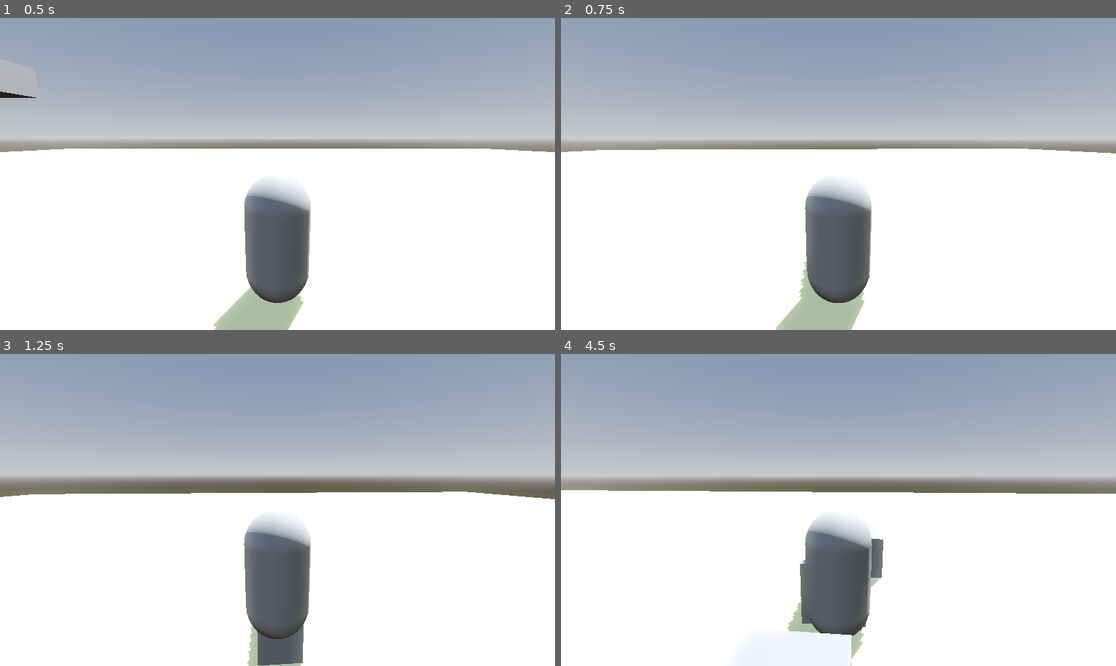
Above: before the commit, frames 1-4 (two rows, left to right).
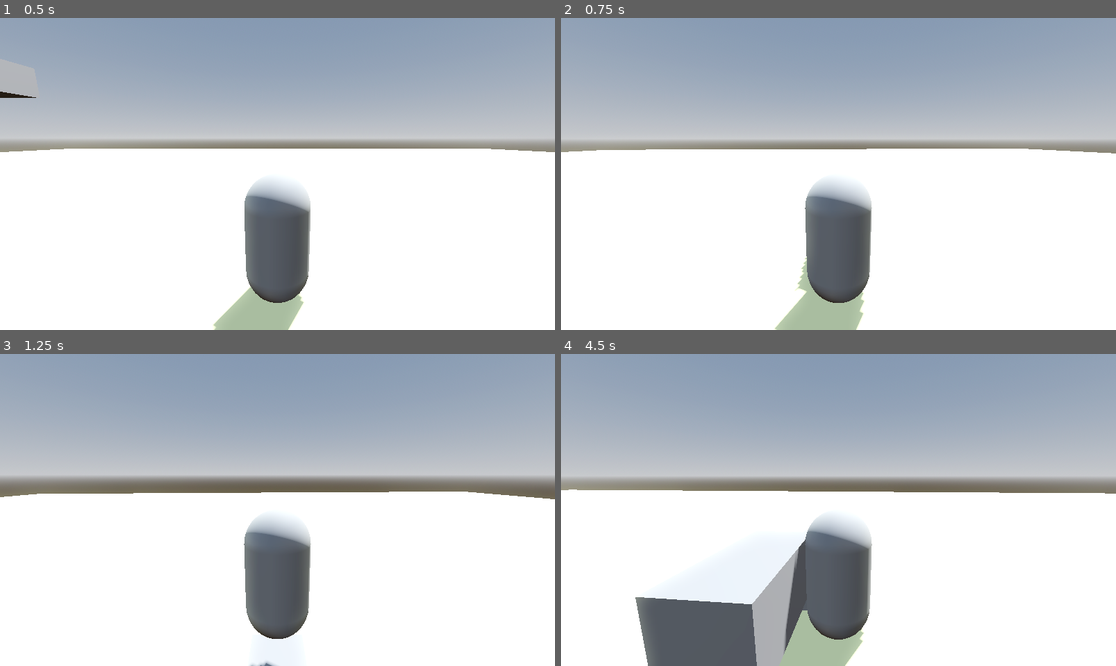
Above: after the commit, the same moments.

Repository: Lukko-Digital/walkington-city
Game: Godot game, scene res://main.tscn
Two runs of this game, one before a commit and one after it. Both use one fixed random seed, a clock stepped at 60 frames per second and the inputs below.
Inputs (mouse positions are in pixels of both pictures, inside the frame that each line leads up to):
- Up to frame 1 (0.5 s): no input
- Up to frame 2 (0.75 s): move the mouse to (866, 174) at 0.52 s; press the mouse at (866, 174) at 0.53 s; hold W (forward) from 0.53 s (still down)
- Up to frame 3 (1.25 s): keep holding W (forward); tap Space (jump) at 0.77 s
- Up to frame 4 (4.5 s): keep holding W (forward); move the mouse to (810, 510) at 1.27 s; release the mouse at (810, 510) at 1.28 s; click (810, 510) at 1.35 s; tap Space (jump) at 1.52, 3.02, 3.77 s; move the mouse to (849, 503) at 2.02 s; press the mouse at (849, 503) at 2.03 s; move the mouse to (832, 516) at 2.77 s; release the mouse at (832, 516) at 2.78 s; click (832, 516) at 2.85 s; move the mouse to (877, 513) at 3.52 s; press the mouse at (877, 513) at 3.53 s; move the mouse to (794, 506) at 4.27 s; release the mouse at (794, 506) at 4.28 s; click (794, 506) at 4.35 s

Frame 1 is identical in both runs. In frame 2, 0.2% of the frame differs, in the area x 15-57%, y 41-100%; in frame 3, 1.1%; in frame 4, 8.4%, in the area x 1-98%, y 43-100%.

Commit message:
drill sticks and becomes climbable

Diff:
--- a/drill.gd
+++ b/drill.gd
@@ -1,7 +1,13 @@
 extends RigidBody3D
 
 const SPEED = 800
-var direction: Vector3 = Vector3.FORWARD
+var direction: Vector3
 
 func _ready():
+	#look_at(global_position + direction)
+	rotation.y = atan2(direction.x, direction.z)
 	apply_central_force(direction * SPEED)
+
+func _on_body_entered(body):
+	freeze = true
+	set_collision_layer_value(1, true)
--- a/drill.tscn
+++ b/drill.tscn
@@ -10,6 +10,8 @@
 
 [node name="Drill" type="RigidBody3D"]
 collision_layer = 0
+max_contacts_reported = 1
+contact_monitor = true
 script = ExtResource("1_5j3n4")
 
 [node name="MeshInstance3D" type="MeshInstance3D" parent="."]
@@ -19,3 +21,5 @@
 [node name="CollisionShape3D" type="CollisionShape3D" parent="."]
 transform = Transform3D(1, 0, 0, 0, 1, 0, 0, 0, 1, 0.00432634, 0.0304309, -0.00869656)
 shape = SubResource("ConvexPolygonShape3D_yo1ot")
+
+[connection signal="body_entered" from="." to="." method="_on_body_entered"]
